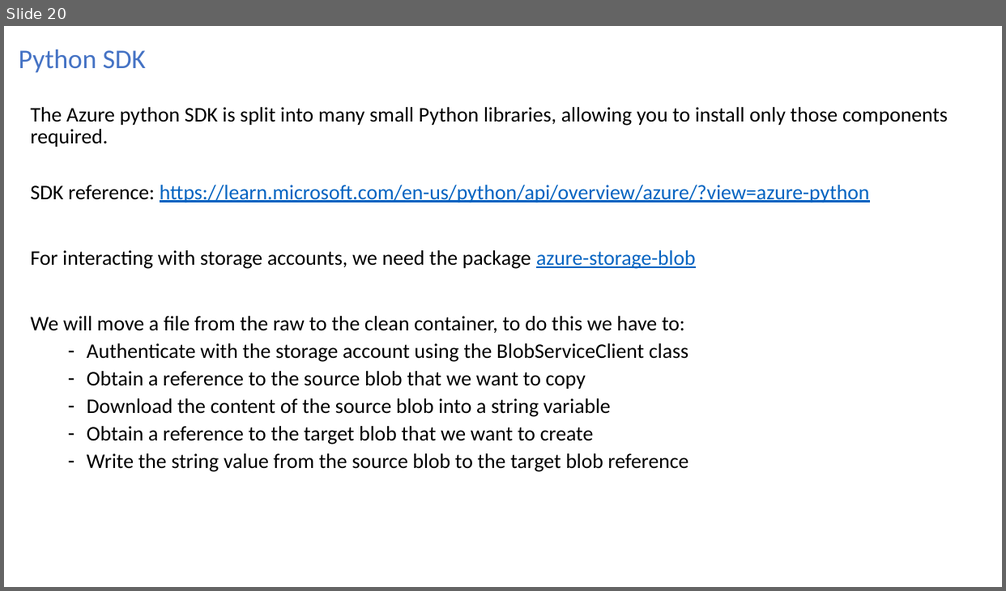
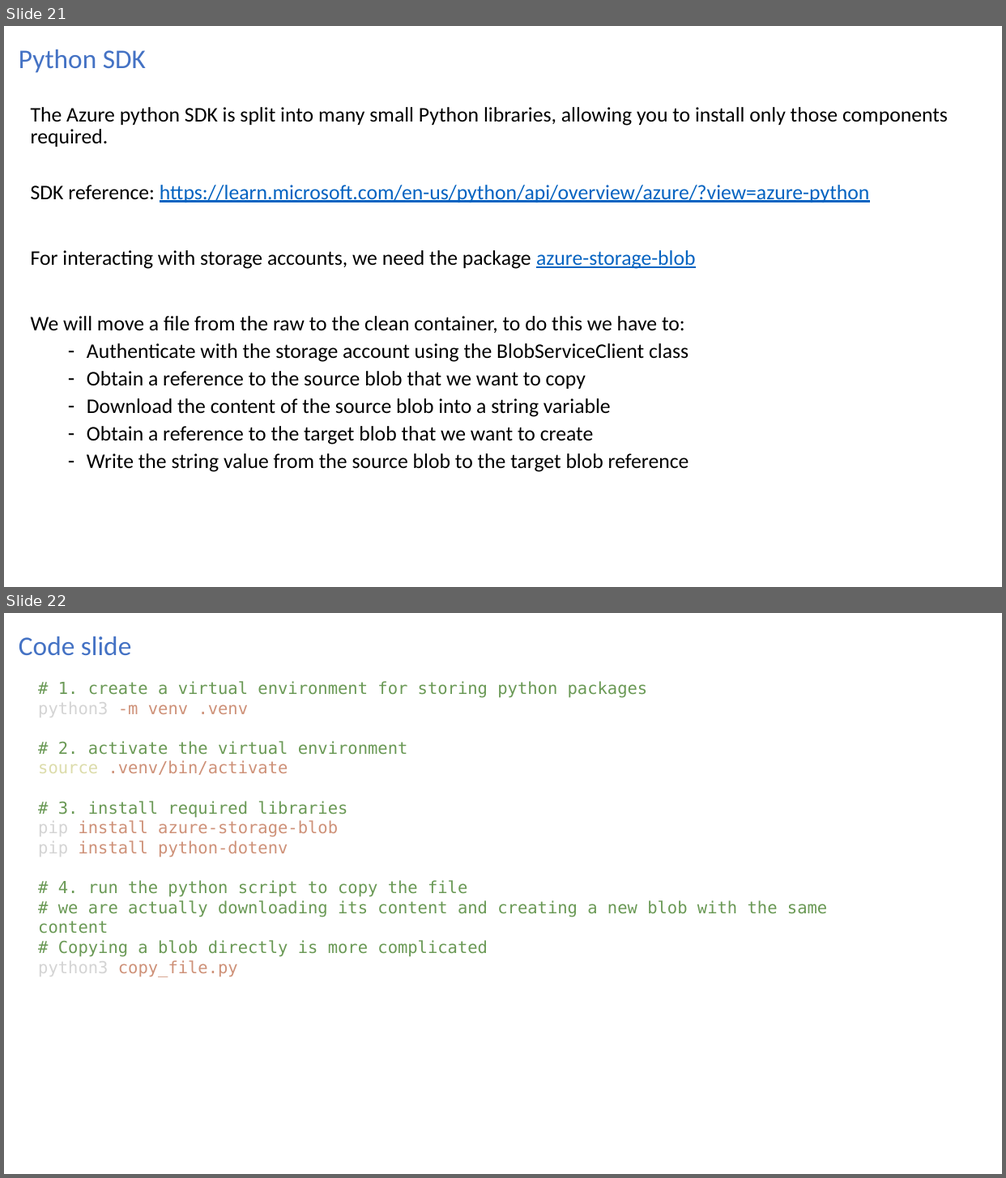
Before and after one commit to jonascrevecoeur/azure-fundamentals, a slide deck: slides/Azure fundamentals.pptx. Shown one above the other, each under a label of ours: slide 20 before the commit, slides 21 and 22 after it. The pictures are 1006x591 and 1006x1178 pixels, drawn with LibreOffice and Linux fonts; fonts in the diff are those of the drawing. Boxes give left, top, right and bottom in pixels: in the first picture for what was removed or moved away, otherwise in the second. Text is boxed around its words. In the diff, an @@ line names an element or a change of style, - is before the commit and + after.

```diff
--- a/slides/Azure fundamentals.pptx
+++ b/slides/Azure fundamentals.pptx
@@ slide 22 added at [4, 613, 1002, 1174], background #FFFFFF @@
@@ title added at [19, 636, 131, 655], 26 pt, text #4472C4 @@
+Code slide
@@ text added at [38, 681, 827, 977], 16 pt, text #6A9955 @@
+# 1. create a virtual environment for storing python packages
+python3 -m venv .venv
+# 2. activate the virtual environment
+source .venv/bin/activate
+# 3. install required libraries
+pip install azure-storage-blob
+pip install python-dotenv
+# 4. run the python script to copy the file
+# we are actually downloading its content and creating a new blob with the same content
+# Copying a blob directly is more complicated
+python3 copy_file.py
@@ what was slide 20 is now slide 21 @@
```
Also in this commit, not shown: 4 other slides added.
